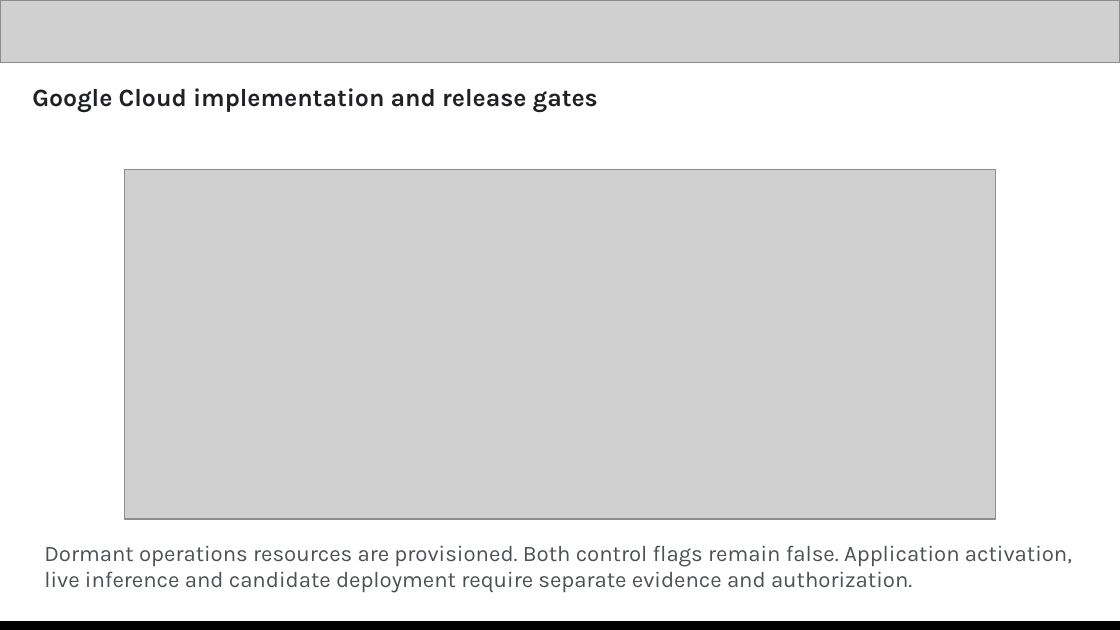
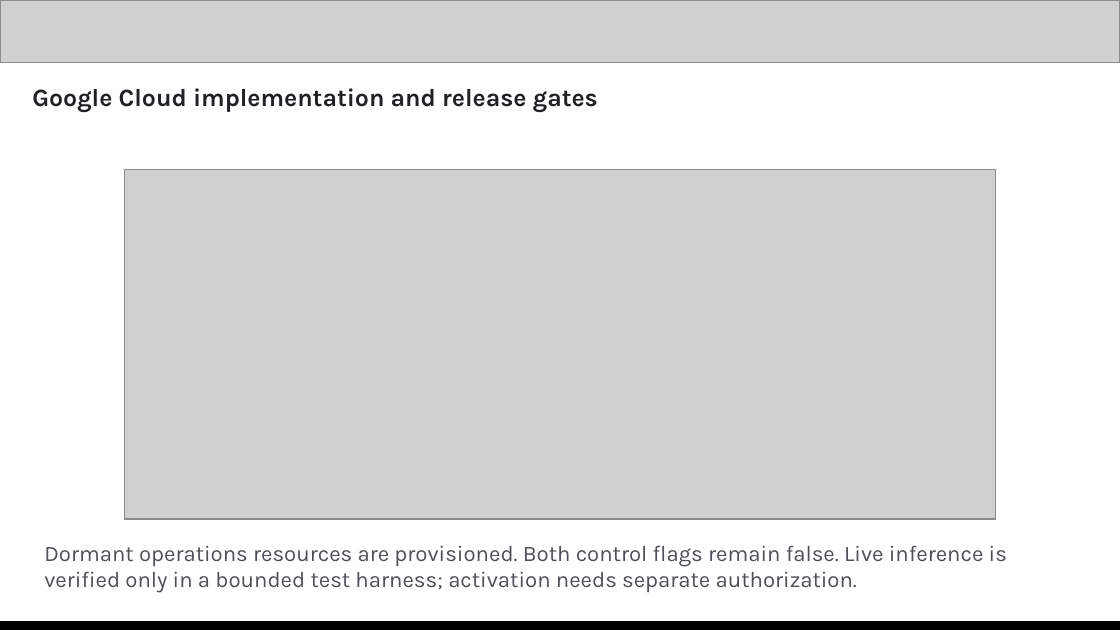
Before and after one commit to JEMathew/movers-and-ledgers, a slide deck: slide 15 of docs/submission/assets/movebooks-final-deck.pptx. Drawn at 1120x630 pixels with LibreOffice and Linux fonts; fonts in the diff are those of the drawing; grey boxes stand for pictures. Boxes give left, top, right and bottom in pixels: in the first picture for what was removed or moved away, otherwise in the second. Text is boxed around its words. In the diff, an @@ line names an element or a change of style, - is before the commit and + after.

```diff
--- a/docs/submission/assets/movebooks-final-deck.pptx
+++ b/docs/submission/assets/movebooks-final-deck.pptx
@@ text at [44, 545, 1007, 593]: text changed @@
-Dormant operations resources are provisioned. Both control flags remain false. Application activation, live inference and candidate deployment require separate evidence and authorization.
+Dormant operations resources are provisioned. Both control flags remain false. Live inference is verified only in a bounded test harness; activation needs separate authorization.
```
Also in this commit, not shown: 4 other slides changed, 7 other files.
